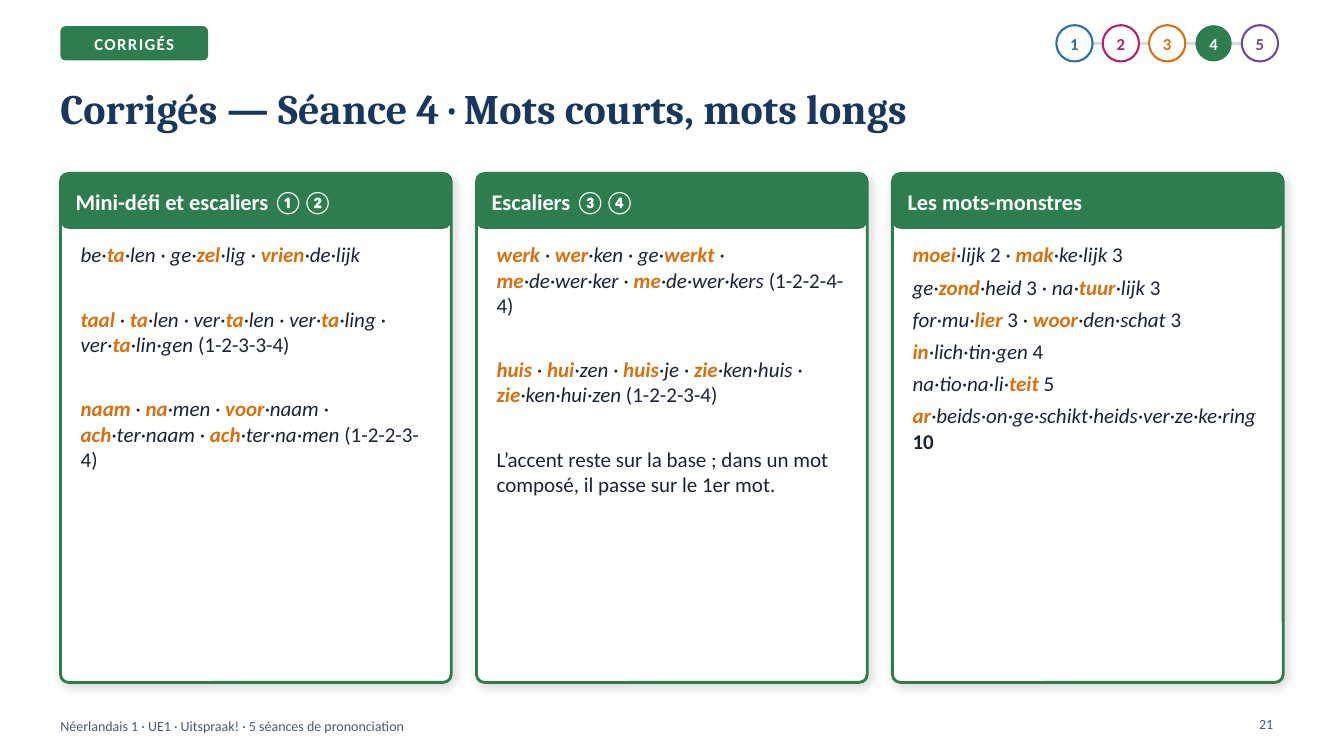
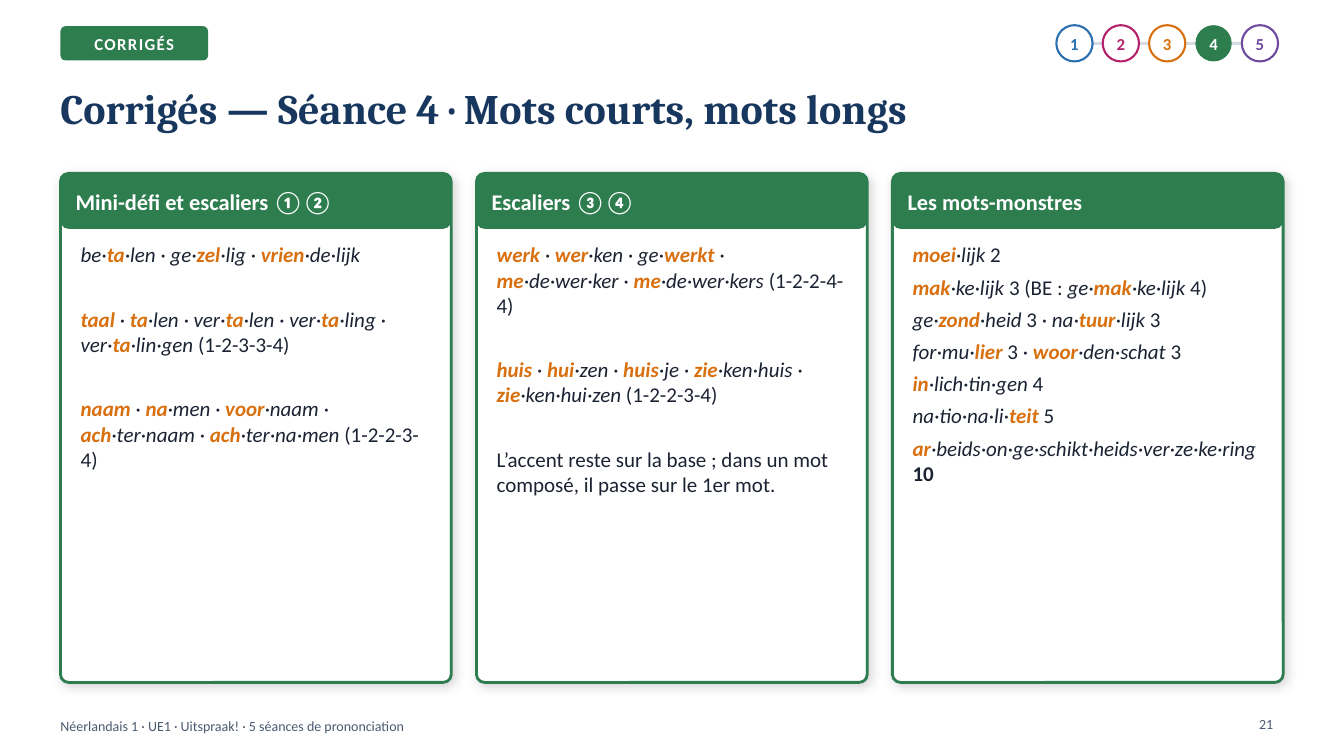
Before and after one commit to ajouniaux/talenleren, a slide deck: slide 21 of neerlandais1/powerpoints/Uitspraak_5_seances.pptx. Drawn at 1344x756 pixels with LibreOffice and Linux fonts; fonts in the diff are those of the drawing. Boxes give left, top, right and bottom in pixels: in the first picture for what was removed or moved away, otherwise in the second. Text is boxed around its words. In the diff, an @@ line names an element or a change of style, - is before the commit and + after.

```diff
--- a/neerlandais1/powerpoints/Uitspraak_5_seances.pptx
+++ b/neerlandais1/powerpoints/Uitspraak_5_seances.pptx
@@ text at (x1=913, y1=247, x2=1207, y2=299): text changed @@
-moei·lijk 2 · mak·ke·lijk 3
+moei·lijk 2
+mak·ke·lijk 3 (BE : ge·mak·ke·lijk 4)
```
Also in this commit, not shown: 8 other slides changed, 2 other files.
